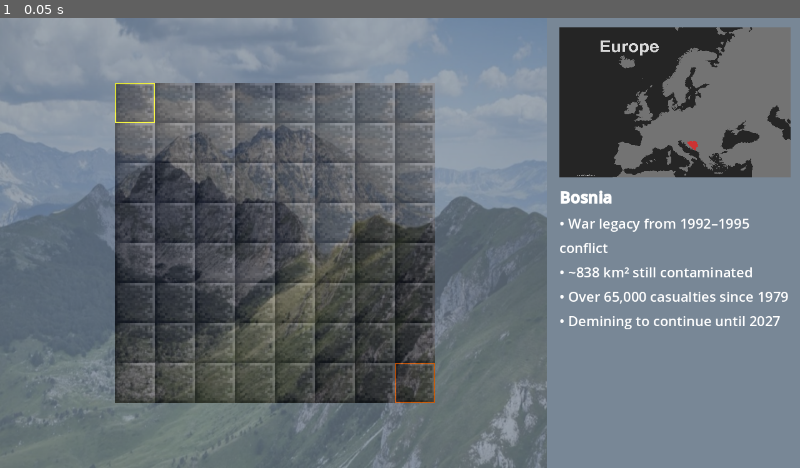
Above: before the commit, frame 1.
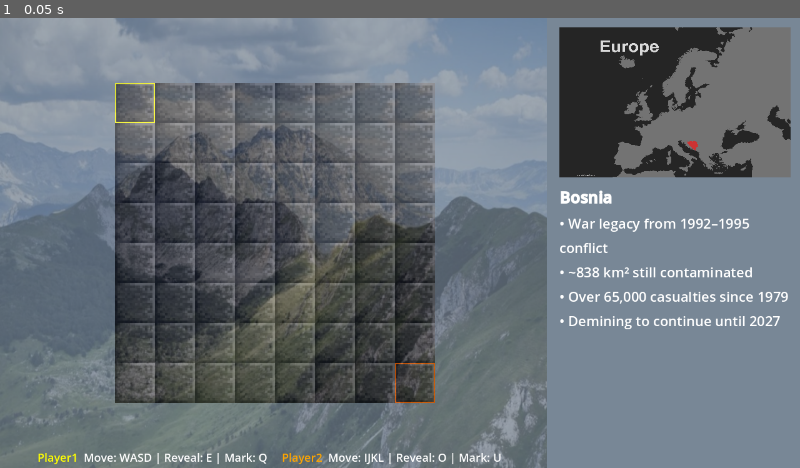
Above: after the commit, the same moment.

Repository: JacobKranzProjects/Capstone-Game-Jam
Game: Godot game, scene res://game files/board/board.tscn
The game is run twice, just before and just after one commit, with the same random seed, the same clock (stepped at 60 frames per second) and the same inputs.
Inputs:
- Up to frame 1 (0.05 s): no input

The runs differ from the first frame. In frame 1, 0.5% of the frame differs, in the area x 4-63%, y 96-100%.

Commit message:
added a simple one-line text description of player instructions (placeholder)

Diff:
--- a/godot files/game files/board/board.gd
+++ b/godot files/game files/board/board.gd
@@ -29,6 +29,9 @@
 		$selector_p2.update_selector_position()
 	else:
 		push_error("Level data not found for level %d" % current_level)
+
+	setup_overlay_instructions()
+
 
 func setup_board(data):
 	# Set fixed window size
@@ -129,3 +132,14 @@
 	# Set up the transparent country overlay
 	bg_node.texture = load(data.background)
 	bg_node.modulate = Color(1, 1, 1, 0.3)
+
+func setup_overlay_instructions():
+	var instructions_node = $instructions
+	var instructions_text = "[color=yellow]Player1 [/color] Move: WASD | Reveal: E | Mark: Q     "
+	instructions_text += "[color=orange]Player2 [/color] Move: IJKL | Reveal: O | Mark: U"
+	instructions_node.bbcode_enabled = true
+	instructions_node.text = instructions_text
+	instructions_node.position = Vector2(60, WINDOW_SIZE.y - 30)
+	instructions_node.add_theme_font_size_override("normal_font_size", 18)
+	instructions_node.add_theme_constant_override("line_separation", 2)
+	instructions_node.add_theme_color_override("default_color", Color.WHITE)
--- a/godot files/game files/board/board.tscn
+++ b/godot files/game files/board/board.tscn
@@ -64,3 +64,19 @@
 grow_vertical = 2
 expand_mode = 1
 stretch_mode = 5
+
+[node name="instructions" type="RichTextLabel" parent="."]
+anchors_preset = 7
+anchor_left = 0.5
+anchor_top = 1.0
+anchor_right = 0.5
+anchor_bottom = 1.0
+offset_left = -1164.0
+offset_top = -212.0
+offset_right = 1164.0
+grow_horizontal = 2
+grow_vertical = 0
+bbcode_enabled = true
+fit_content = true
+scroll_active = false
+shortcut_keys_enabled = false
--- a/godot files/game files/board/selector.gd
+++ b/godot files/game files/board/selector.gd
@@ -10,11 +10,6 @@
 
 func _ready() -> void:
 	player_tag = "p" + str(player) + "_"
-	if player == 1:
-		grid_position = Vector2(0, 0) # top-left corner
-	elif player == 2:
-		grid_position = Vector2(cell_manager.width - 1, cell_manager.height - 1) # bottom-right corner
-		modulate = Color(1, 0.4, 0.4)
 
 	scale_selector()
 	update_selector_position()
@@ -25,6 +20,12 @@
 	scale = Vector2(target_size / current_texture_size.x, target_size / current_texture_size.y)
 
 func update_selector_position():
+	if player == 1:
+		grid_position = Vector2(0, 0) # top-left corner
+	elif player == 2:
+		grid_position = Vector2(cell_manager.width - 1, cell_manager.height - 1) # bottom-right corner
+		modulate = Color(1, 0.4, 0.4)
+
 	position = cell_manager.position + (grid_position + Vector2(0.5, 0.5)) * cell_manager.cell_size
 
 func move(dir):
